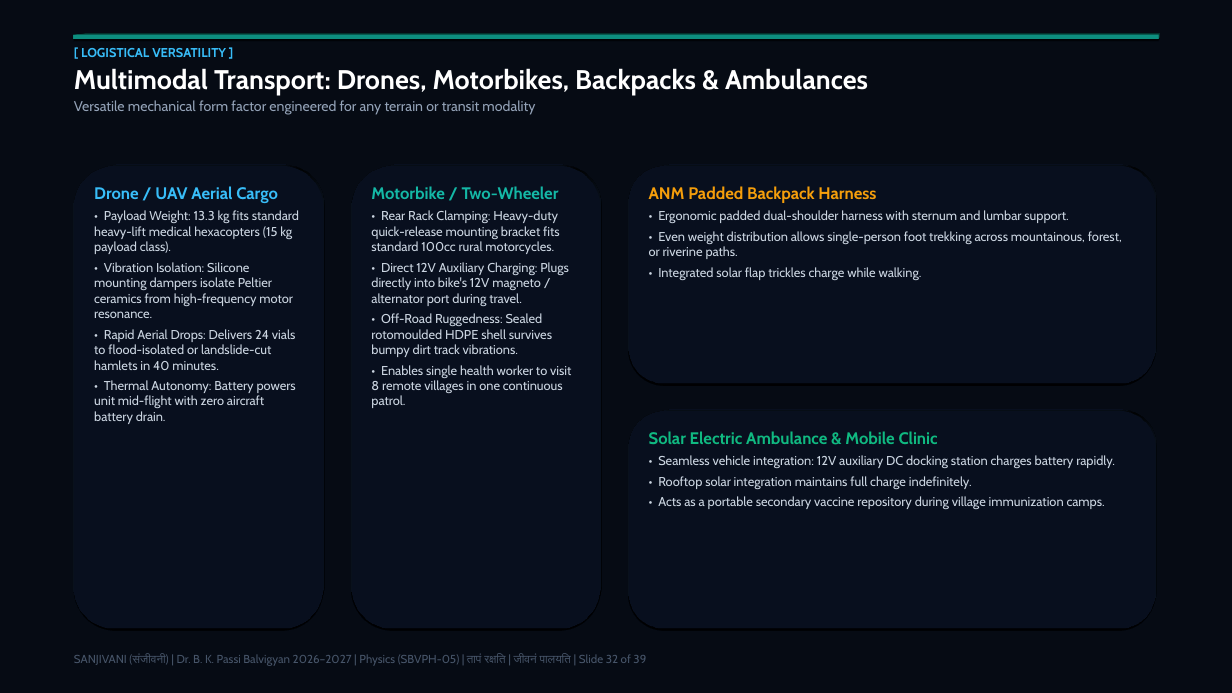
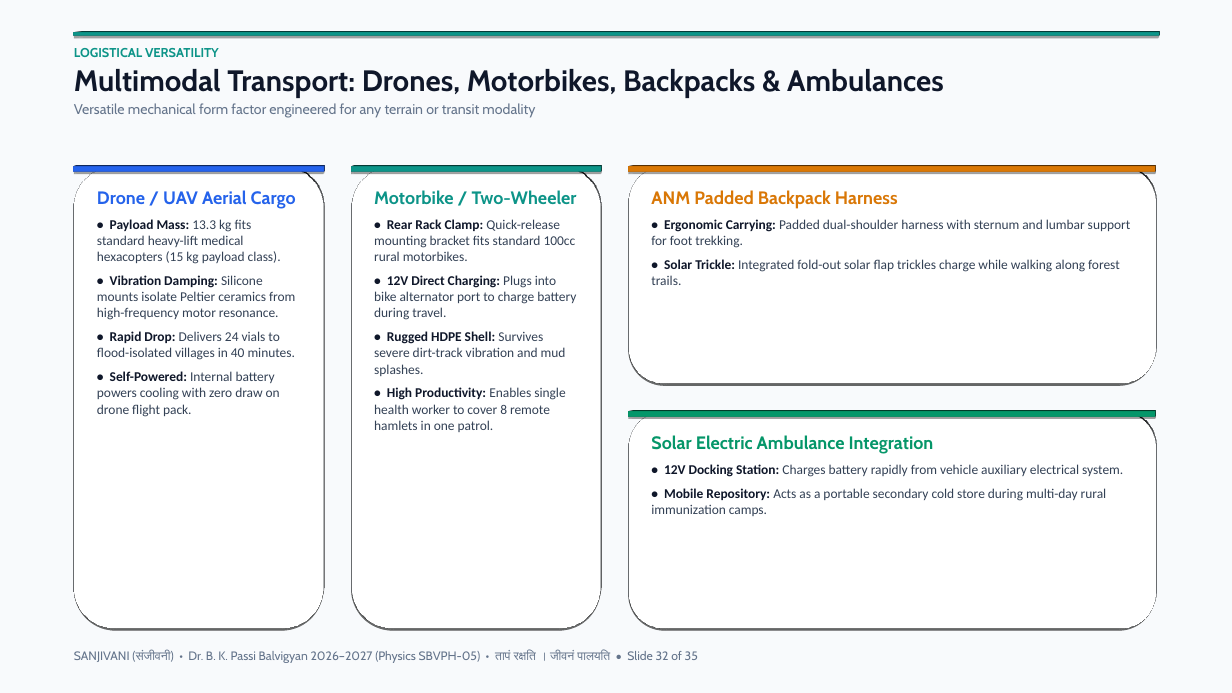
Before and after one commit to vividhedu-hash/Sanjivani, a slide deck: slide 32 of SANJIVANI_Balvigyan_Keynote_Presentation.pptx. Drawn at 1232x693 pixels with LibreOffice and Linux fonts; fonts in the diff are those of the drawing. Boxes give left, top, right and bottom in pixels: in the first picture for what was removed or moved away, otherwise in the second. Text is boxed around its words. In the diff, an @@ line names an element or a change of style, - is before the commit and + after.

Commit message:
Transform presentation to stunning light theme with high readability and large visual diagrams

```diff
--- a/SANJIVANI_Balvigyan_Keynote_Presentation.pptx
+++ b/SANJIVANI_Balvigyan_Keynote_Presentation.pptx
@@ rectangle at (0,0,1232,693): fill #060B14 to #F8FAFC @@
@@ text at (74,48,219,57): text changed; text colour #38BDF8 to #0D9488 @@
-[ LOGISTICAL VERSATILITY ]
+LOGISTICAL VERSATILITY
@@ rectangle at (74,32,1158,36): fill #14B8A6 to #0D9488; shadow changed @@
@@ text at (74,69,944,118): size 21 to 23 pt, text colour #FFFFFF to #0F172A in "Multimodal Transport: Drones, Motorbikes, Backpacks & Ambula ..."; text colour #94A3B8 to #64748B in "Versatile mechanical form factor engineered for any ..." @@
@@ rectangle added at (74,166,323,172), fill #2563EB @@
@@ rectangle added at (351,166,601,172), fill #0D9488 @@
@@ rectangle added at (628,166,1155,172), fill #D97706 @@
@@ text at (97,190,296,209): size 13 to 14 pt, text colour #38BDF8 to #2563EB in "Drone / UAV Aerial Cargo" @@
@@ text at (374,190,577,205): size 13 to 14 pt, text colour #14B8A6 to #0D9488 in "Motorbike / Two-Wheeler" @@
@@ text at (651,190,898,209): size 13 to 14 pt, text colour #F59E0B to #D97706 in "ANM Padded Backpack Harness" @@
@@ text at (97,219,295,417): text changed; size 10 to 10.5 pt; font Cabin to Calibri; text colour #CBD5E1 to #334155 @@
-• Payload Weight: 13.3 kg fits standard heavy-lift medical hexacopters (15 kg payload class).
-• Vibration Isolation: Silicone mounting dampers isolate Peltier ceramics from high-frequency motor resonance.
-• Rapid Aerial Drops: Delivers 24 vials to flood-isolated or landslide-cut hamlets in 40 minutes.
-• Thermal Autonomy: Battery powers unit mid-flight with zero aircraft battery drain.
+• Payload Mass: 13.3 kg fits standard heavy-lift medical hexacopters (15 kg payload class).
+• Vibration Damping: Silicone mounts isolate Peltier ceramics from high-frequency motor resonance.
+• Rapid Drop: Delivers 24 vials to flood-isolated villages in 40 minutes.
+• Self-Powered: Internal battery powers cooling with zero draw on drone flight pack.
@@ text at (374,219,576,432): text changed; size 10 to 10.5 pt; font Cabin to Calibri; text colour #CBD5E1 to #334155 @@
-• Rear Rack Clamping: Heavy-duty quick-release mounting bracket fits standard 100cc rural motorcycles.
-• Direct 12V Auxiliary Charging: Plugs directly into bike's 12V magneto / alternator port during travel.
-• Off-Road Ruggedness: Sealed rotomoulded HDPE shell survives bumpy dirt track vibrations.
-• Enables single health worker to visit 8 remote villages in one continuous patrol.
+• Rear Rack Clamp: Quick-release mounting bracket fits standard 100cc rural motorbikes.
+• 12V Direct Charging: Plugs into bike alternator port to charge battery during travel.
+• Rugged HDPE Shell: Survives severe dirt-track vibration and mud splashes.
+• High Productivity: Enables single health worker to cover 8 remote hamlets in one patrol.
@@ text at (651,219,1131,285): text changed; size 10 to 10.5 pt; font Cabin to Calibri; text colour #CBD5E1 to #334155 @@
-• Ergonomic padded dual-shoulder harness with sternum and lumbar support.
-• Even weight distribution allows single-person foot trekking across mountainous, forest, or riverine paths.
-• Integrated solar flap trickles charge while walking.
+• Ergonomic Carrying: Padded dual-shoulder harness with sternum and lumbar support for foot trekking.
+• Solar Trickle: Integrated fold-out solar flap trickles charge while walking along forest trails.
@@ fill #0B1528 to #FFFFFF; outline #1E3A5F 1 pt to #E2E8F0 1.5 pt; shadow changed in 4 elements at (74,166,323,628), (351,166,601,628), (628,166,1155,384), (628,411,1155,628) @@
@@ rectangle added at (628,411,1155,417), fill #059669 @@
@@ text at (651,435,1123,516): text changed; size 10 to 10.5 pt; font Cabin to Calibri; text colour #CBD5E1 to #334155 @@
-Solar Electric Ambulance & Mobile Clinic
-• Seamless vehicle integration: 12V auxiliary DC docking station charges battery rapidly.
-• Rooftop solar integration maintains full charge indefinitely.
-• Acts as a portable secondary vaccine repository during village immunization camps.
+Solar Electric Ambulance Integration
+• 12V Docking Station: Charges battery rapidly from vehicle auxiliary electrical system.
+• Mobile Repository: Acts as a portable secondary cold store during multi-day rural immunization camps.
@@ text at (74,650,698,663): text changed; size 9 to 9.5 pt; text colour #475569 to #64748B @@
-SANJIVANI (संजीवनी) | Dr. B. K. Passi Balvigyan 2026–2027 | Physics (SBVPH-05) | तापं रक्षति | जीवनं पालयति | Slide 32 of 39
+SANJIVANI (संजीवनी) • Dr. B. K. Passi Balvigyan 2026–2027 (Physics SBVPH-05) • तापं रक्षति । जीवनं पालयति • Slide 32 of 35
```
Also in this commit, not shown: 33 other slides changed, 1 slide added, 5 slides removed, 3 other files.
